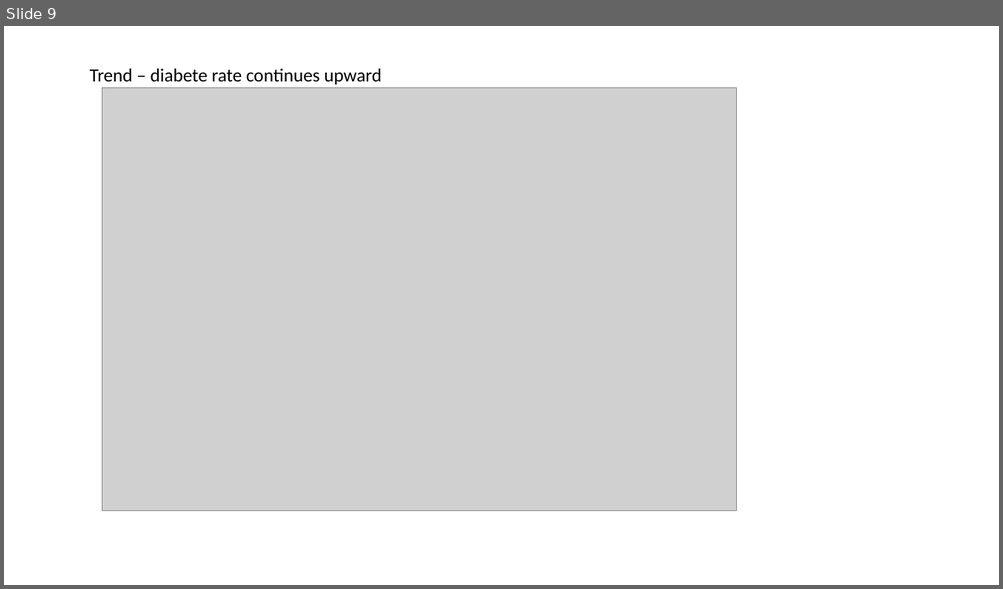
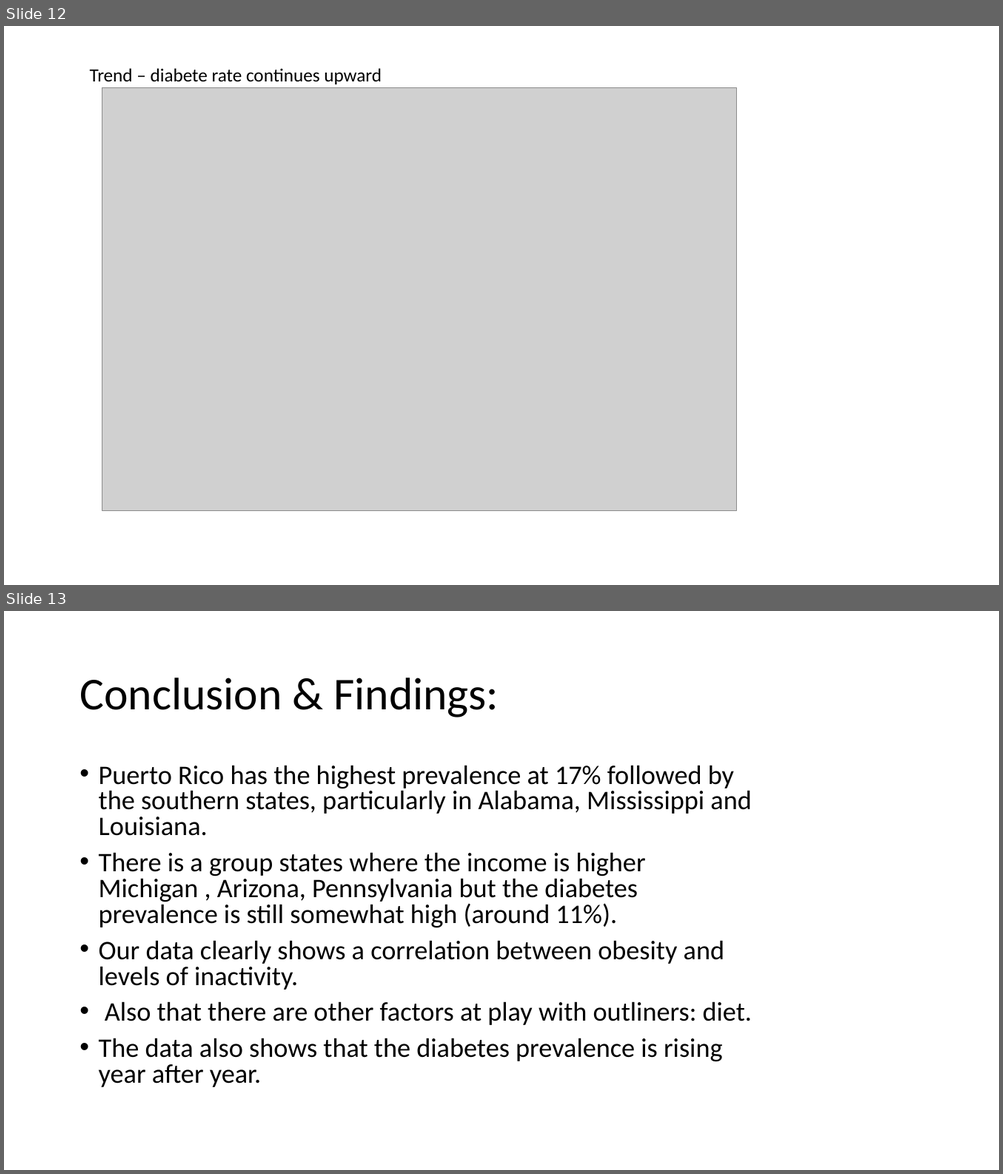
Before and after one commit to tonenguyen/DataAnalytics, a slide deck: Project1/Project1_PowerPoint.pptx. Shown one above the other, each under a label of ours: slide 9 before the commit, slides 12 and 13 after it. The pictures are 1003x589 and 1003x1174 pixels, drawn with LibreOffice and Linux fonts; fonts in the diff are those of the drawing; grey boxes stand for pictures. Boxes give left, top, right and bottom in pixels: in the first picture for what was removed or moved away, otherwise in the second. Text is boxed around its words. In the diff, an @@ line names an element or a change of style, - is before the commit and + after.

```diff
--- a/Project1/Project1_PowerPoint.pptx
+++ b/Project1/Project1_PowerPoint.pptx
@@ slide 13 added at (x1=4, y1=611, x2=999, y2=1170), background #FFFFFF @@
@@ title added at (x1=79, y1=678, x2=498, y2=718), 44 pt, text #000000 @@
+Conclusion & Findings:
@@ text added at (x1=99, y1=765, x2=751, y2=1088), 25.9 pt, text #000000 @@
+• Puerto Rico has the highest prevalence at 17% followed by the southern states, particularly in Alabama, Mississippi and Louisiana.
+• There is a group states where the income is higher Michigan , Arizona, Pennsylvania but the diabetes prevalence is still somewhat high (around 11%).
+• Our data clearly shows a correlation between obesity and levels of inactivity.
+• Also that there are other factors at play with outliners: diet.
+• The data also shows that the diabetes prevalence is rising year after year.
@@ what was slide 9 is now slide 12 @@
```
Also in this commit, not shown: 1 slide changed, 4 other slides added.
